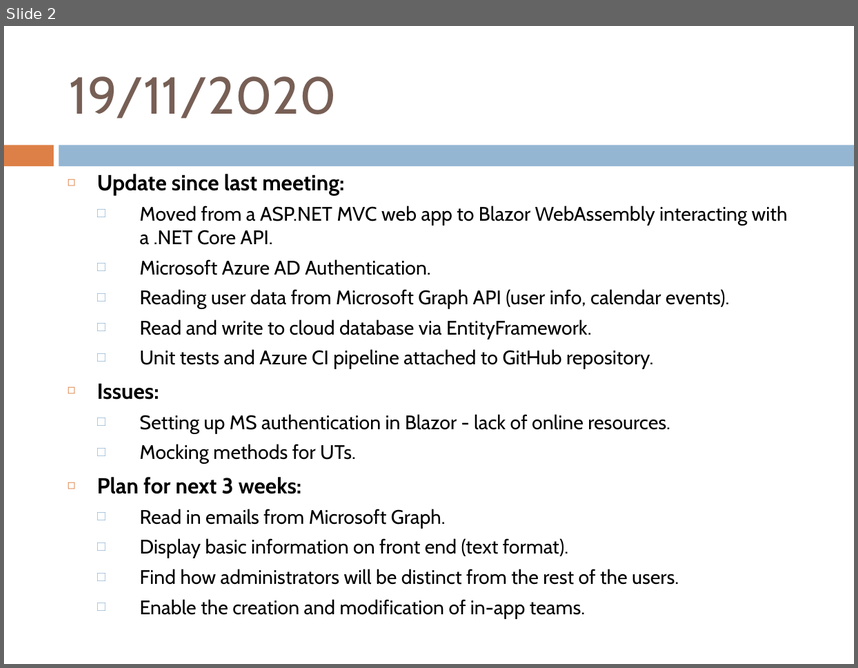
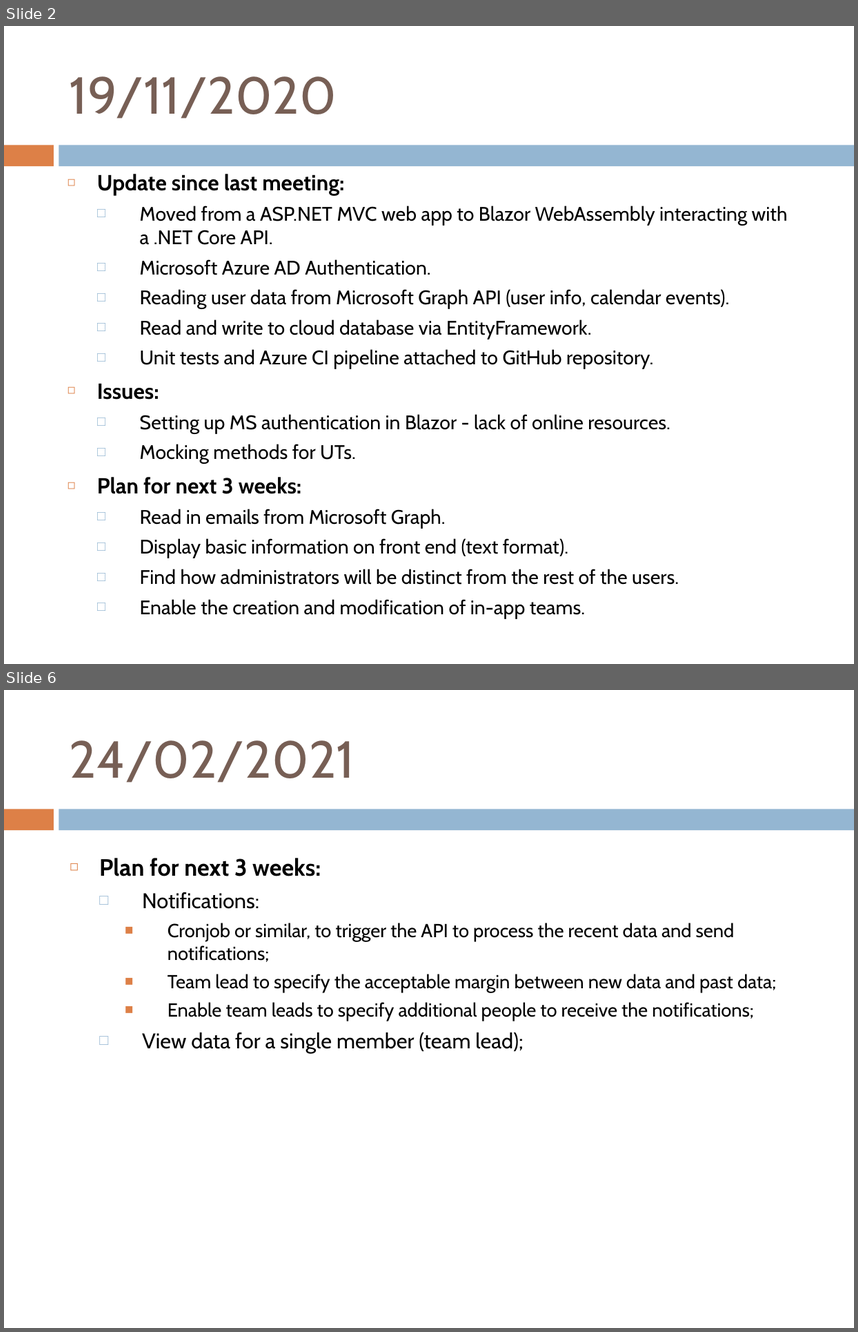
Before and after one commit to ppivanov/employee-connectivity-tracker, a slide deck: slides/Emp Conn Tracker - ITT BAML.ppt. Shown one above the other, each under a label of ours: slide 2 before the commit, slides 2 and 6 after it; the slides between them are not shown. The pictures are 858x668 and 858x1332 pixels, drawn with LibreOffice and Linux fonts; fonts in the diff are those of the drawing. Boxes give left, top, right and bottom in pixels: in the first picture for what was removed or moved away, otherwise in the second. Text is boxed around its words. In the diff, an @@ line names an element or a change of style, - is before the commit and + after.

```diff
--- a/slides/Emp Conn Tracker - ITT BAML.ppt
+++ b/slides/Emp Conn Tracker - ITT BAML.ppt
@@ slide 6 added at [4,690,854,1328], background #FFFFFF; not listed: 2 template elements that a slide beside it also shows @@
@@ title added at [70,740,355,782], 44 pt, text #775F55 @@
+24/02/2021
@@ text added at [99,858,776,1053], 16 pt, text #000000 @@
+◻ Plan for next 3 weeks:
+  □ Notifications:
+    ■ Cronjob or similar, to trigger the API to process the recent data and send notifications;
+    ■ Team lead to specify the acceptable margin between new data and past data;
+    ■ Enable team leads to specify additional people to receive the notifications;
+  □ View data for a single member (team lead);
```
Also in this commit, not shown: 2 slides changed, 1 other slide added, 1 other file.
